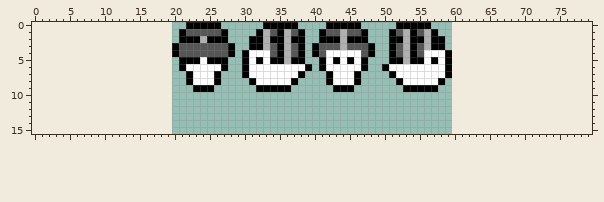
Sprite sheet -- images/Boat_Small.png. Above is the file before it was changed.
The file is 40x16 pixels. The old version is drawn lined up with the new one, on the new canvas.
And afterwards:
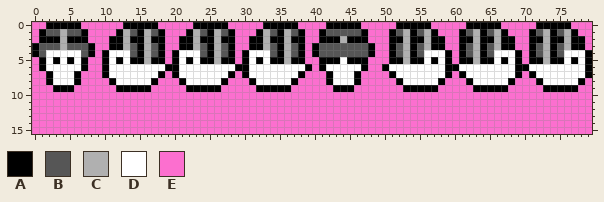
Palette (. is transparent): A #000000  B #565656  C #b0b0b0  D #ffffff  E #fc6fcf
Diff:
canvas 40x16 -> 80x16, the old top-left corner now at 20,0
Colour A now appears in row 0 at x 2 to 6, 13 to 17, 27, 62 to 66 and 72 to 76; in row 1 at x 1, 7, 12, 15, 18, 28, 61, 64, 67, 71, 74 and 77; in row 2 at x 1 to 3, 5 to 7, 11 to 12, 14 to 15, 17 to 18, 28, 61 to 62, 64 to 65, 67 to 68, 71 to 72, 74 to 75 and 77 to 78; in row 3 at x 0, 8, 11 to 12, 15, 18, 61, 64, 67 to 68, 71, 74 and 77 to 78; in row 4 at x 0, 8, 10, 15, 18, 61, 64, 69, 71, 74 and 79; in row 5 at x 1, 3, 5, 7, 10, 12, 14 to 15, 17 to 18, 20, 28, 61 to 62, 64 to 65, 67, 69, 71 to 72, 74 to 75, 77 and 79.
Colour A now appears in row 6 at x 1, 7, 10, 19 to 20, 29, 60, 69 to 70 and 79; in row 7 at x 2, 6, 10, 18, 20, 28, 61, 69, 71 and 79; in row 8 at x 2, 6, 11, 17, 21, 27, 62, 68, 72 and 78; in row 9 at x 3 to 5, 12 to 16, 22, 26, 63 to 67 and 73 to 77.
The author changed colour B to colour A in row 1 at x 22 and 25; in row 3 at x 21 to 22 and 25; in row 4 at x 25.
The author changed colour C to colour A in row 2 at x 24.
The author changed colour D to colour A in row 5 at x 24, 42 and 46.
Colour B now appears in row 1 at x 2 to 3, 5 to 6, 14, 17, 62, 65, 72 and 75; in row 3 at x 1 to 3, 5 to 7, 14, 17, 62, 65, 72 and 75; in row 4 at x 1, 7, 14, 17, 62, 65, 72 and 75.
The author changed colour A to colour B in row 1 at x 27.
The author changed colour C to colour B in row 1 at x 44; in row 3 at x 44.
The author changed colour D to colour B in row 4 at x 42 to 46.
Colour C now appears in rows 1 to 3 at x 4, 13, 16, 63, 66, 73 and 76; in rows 4 to 5 at x 16, 63 and 73.
The author changed colour A to colour C in row 2 at x 23 and 26; in row 5 at x 26.
The author changed colour B to colour C in row 1 at x 23 and 26; in row 3 at x 23 and 26; in row 4 at x 26.
Colour D now appears in row 4 at x 2 to 6, 11 to 13, 66 to 68 and 76 to 78; in row 5 at x 2, 4, 6, 11, 13, 66, 68, 76 and 78; in row 6 at x 2 to 6, 11 to 18, 28, 61 to 68 and 71 to 78; in row 7 at x 3 to 5, 11 to 17, 21, 27, 62 to 68 and 72 to 78; in row 8 at x 3 to 5, 12 to 16, 63 to 67 and 73 to 77.
The author changed colour A to colour D in row 5 at x 21 and 23; in row 6 at x 21 and 27; in rows 7 to 8 at x 22 and 26.
The author changed colour B to colour D in row 4 at x 21 to 23.
Colour E now appears in row 0 at x 0 to 1, 7 to 12, 18 to 21, 28 to 32, 38 to 41, 47 to 51, 57 to 61, 67 to 71 and 77 to 79; in row 1 at x 0, 8 to 11, 19 to 20, 29 to 31, 39 to 40, 48 to 50, 58 to 60, 68 to 70 and 78 to 79; in row 2 at x 0, 8 to 10, 19 to 20, 29 to 30, 39 to 40, 48 to 50, 59 to 60, 69 to 70 and 79; in row 3 at x 9 to 10, 19, 29 to 30, 39, 49 to 50, 59 to 60, 69 to 70 and 79; in row 4 at x 9, 19, 29, 39, 49 to 50, 60 and 70; in row 5 at x 0, 8 to 9, 19, 29, 39 to 40, 48 to 50, 60 and 70.
Colour E now appears in row 6 at x 0, 8 to 9, 40 and 48 to 49; in row 7 at x 0 to 1, 7 to 9, 19, 29, 39 to 41, 47 to 50, 60 and 70; in row 8 at x 0 to 1, 7 to 10, 18 to 20, 28 to 30, 38 to 41, 47 to 51, 59 to 61, 69 to 71 and 79; in row 9 at x 0 to 2, 6 to 11, 17 to 21, 27 to 31, 37 to 42, 46 to 52, 58 to 62, 68 to 72 and 78 to 79; in rows 10 to 15 at x 0 to 79.
The author changed colour A to colour E in row 0 at x 22; in row 1 at x 21; in row 3 at x 20.
Changed places in both pictures, as pixel boxes (x1, y1, x2, y2):
changed: (32, 22, 592, 134)
